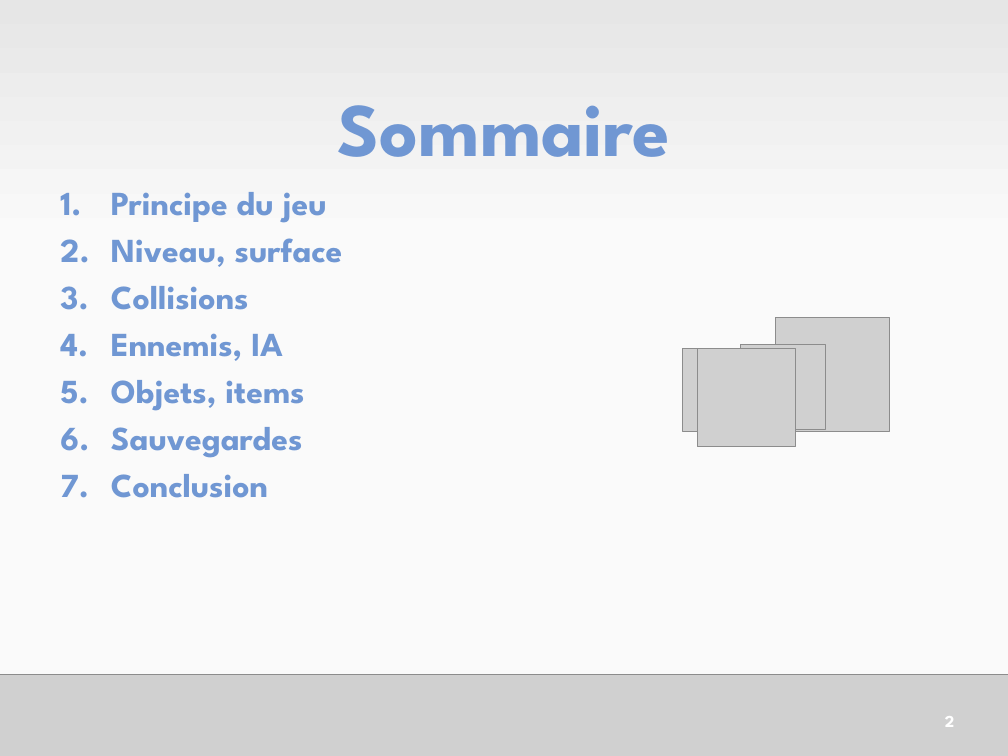
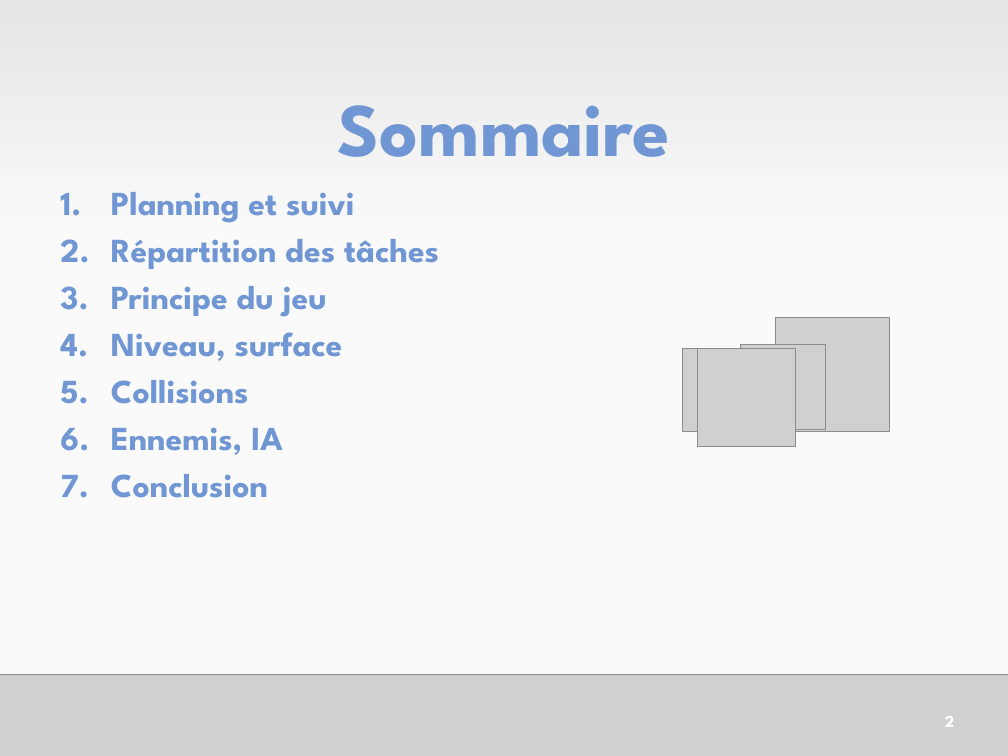
Before and after one commit to HE-ArcSurvivors/james-gouin-v1, a slide deck: slide 3 of Administration/JamesGouinSePresente.pptx. Drawn at 1008x756 pixels with LibreOffice and Linux fonts; fonts in the diff are those of the drawing; grey boxes stand for pictures. Boxes give left, top, right and bottom in pixels: in the first picture for what was removed or moved away, otherwise in the second. Text is boxed around its words. In the diff, an @@ line names an element or a change of style, - is before the commit and + after.

```diff
--- a/Administration/JamesGouinSePresente.pptx
+++ b/Administration/JamesGouinSePresente.pptx
@@ text at (111,192,439,269): paragraphs added @@
+1. Planning et suivi
+2. Répartition des tâches
@@ text at (111,380,304,458): paragraphs removed @@
-5. Objets, items
-6. Sauvegardes
```
Also in this commit, not shown: 3 other slides changed, 3 slides added, 2 slides removed, 1 other file.
